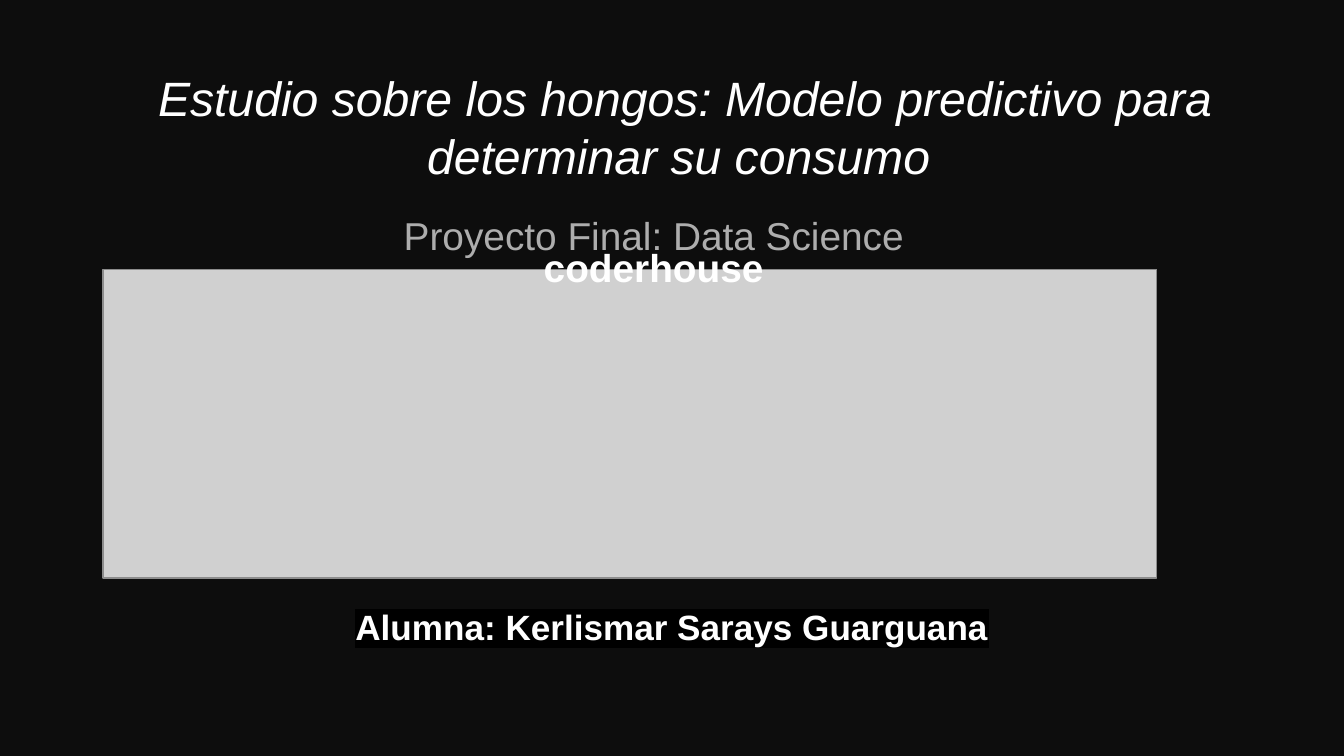
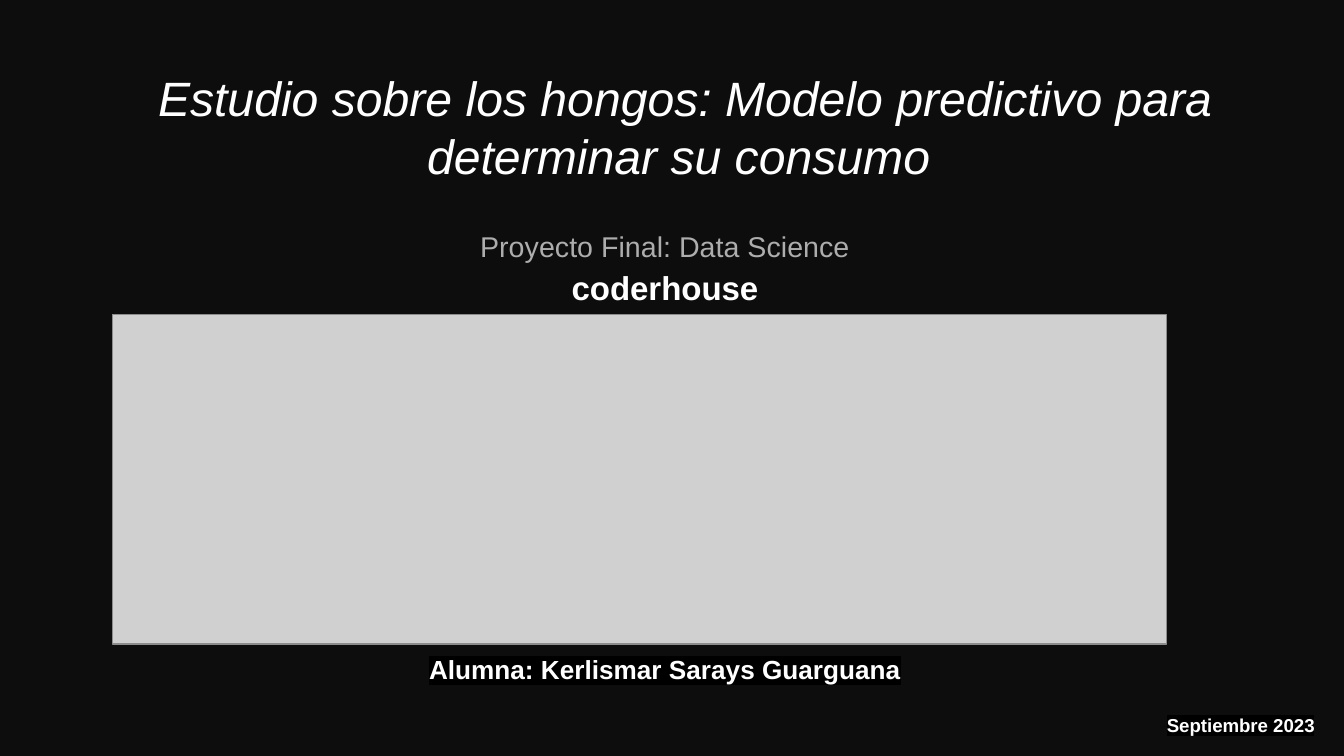
Before and after one commit to Saaras225/mushroom-dataScience, a slide deck: slide 1 of Estudio sobre los hongos_ Modelo predictivo para determinar su consumo.pptx. Drawn at 1344x756 pixels with LibreOffice and Linux fonts; fonts in the diff are those of the drawing; grey boxes stand for pictures. Boxes give left, top, right and bottom in pixels: in the first picture for what was removed or moved away, otherwise in the second. Text is boxed around its words. In the diff, an @@ line names an element or a change of style, - is before the commit and + after.

```diff
--- a/Estudio sobre los hongos_ Modelo predictivo para determinar su consumo.pptx
+++ b/Estudio sobre los hongos_ Modelo predictivo para determinar su consumo.pptx
@@ subtitle "Proyecto Final: Data Science": place and size @@
-subtitle "Proyecto Final: Data Science" at (404,222,904,282)
+subtitle "Proyecto Final: Data Science" at (480,236,849,301)
@@ subtitle "Proyecto Final: Data Science" at (480,236,849,301): size 20.8 to 15.3 pt in "Proyecto Final: Data Science"; size 20.8 to 17.7 pt in "coderhouse"; line spacing 0.7 to 0.6 @@
@@ picture: place and size @@
-picture at (103,269,1157,578)
+picture at (113,314,1167,644)
@@ subtitle "Alumna: Kerlismar Sarays Guarguana": place and size @@
-subtitle "Alumna: Kerlismar Sarays Guarguana" at (355,614,987,647)
+subtitle "Alumna: Kerlismar Sarays Guarguana" at (429,660,900,685)
@@ subtitle "Alumna: Kerlismar Sarays Guarguana" at (429,660,900,685): size 18.8 to 14 pt; line spacing 0.8 to 0.6 @@
@@ subtitle added at (1167,718,1314,736), 10 pt, text #FFFFFF, bold @@
+Septiembre 2023
```
Also in this commit, not shown: 8 slides added, 2 slides removed.
